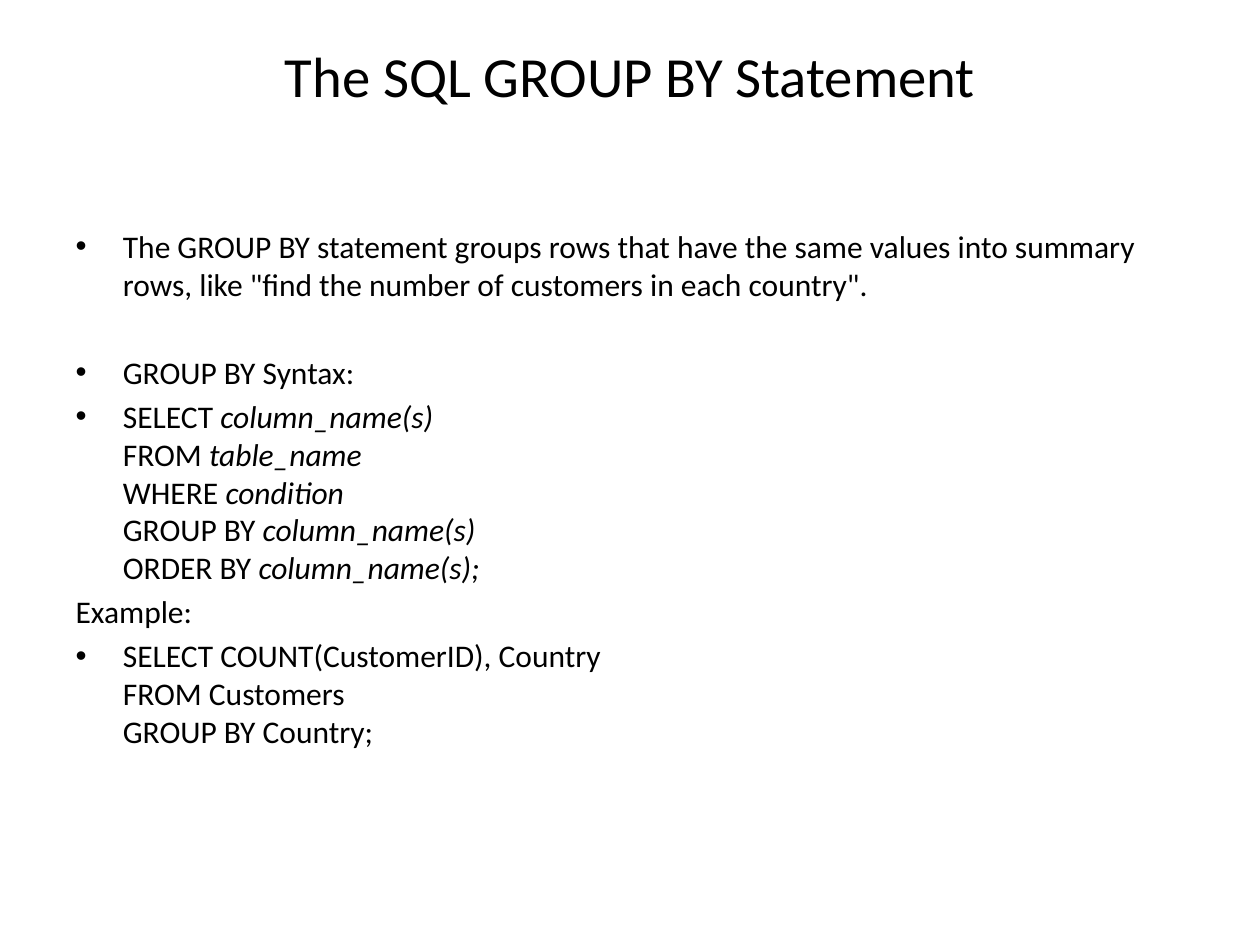
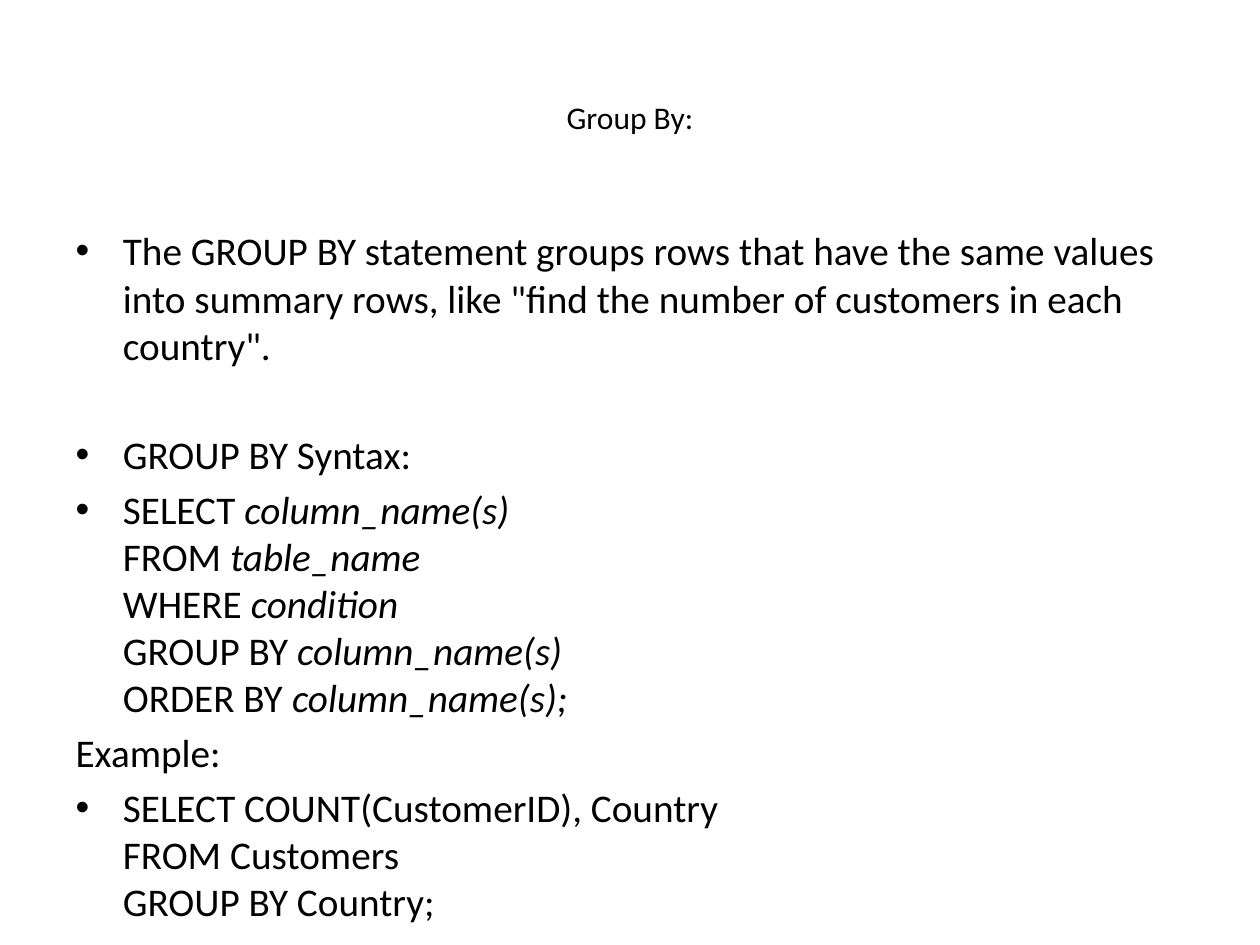
Before and after one commit to goudp4959/Oracle, a slide deck: slide 51 of SQL-latest (1) (4).pptx (slide 67 before the commit). Drawn at 1260x945 pixels with LibreOffice and Linux fonts; fonts in the diff are those of the drawing. Boxes give left, top, right and bottom in pixels: in the first picture for what was removed or moved away, otherwise in the second. Text is boxed around its words. In the diff, an @@ line names an element or a change of style, - is before the commit and + after.

```diff
--- a/SQL-latest (1) (4).pptx
+++ b/SQL-latest (1) (4).pptx
@@ title at (567,108,694,134): text changed; size 32.4 to 18 pt @@
-The SQL GROUP BY Statement
+Group By:
@@ text "The GROUP BY statement groups ..." at (76,237,1154,829): size 18 to 22.4 pt @@
```
Also in this commit, not shown: 5 other slides changed, 9 slides added, 1 slide removed.
